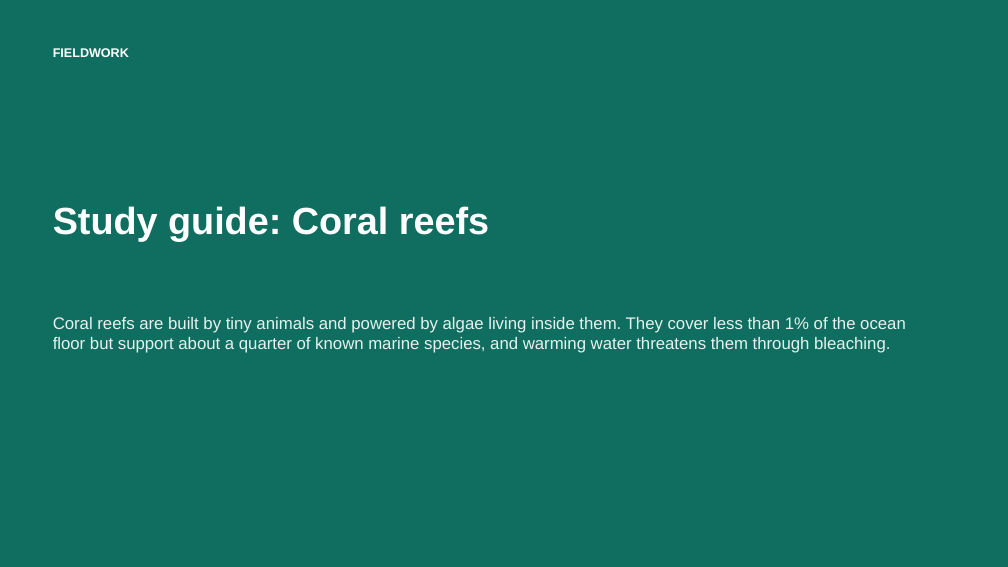
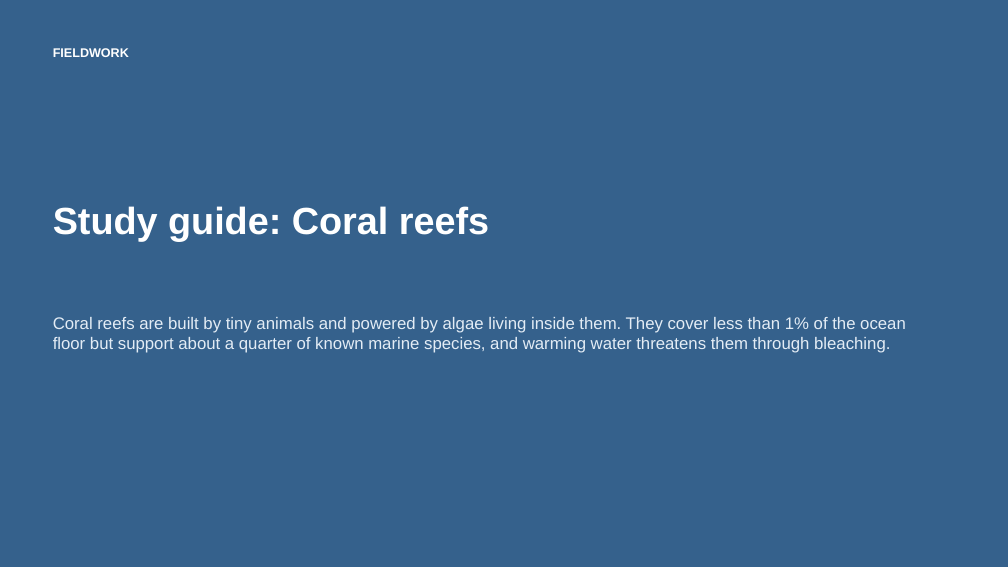
Before and after one commit to ginoangelo/skills-introduction-to-github, a slide deck: slide 1 of fieldwork/screenshots/sample-export-study-guide.pptx. Drawn at 1008x567 pixels with LibreOffice and Linux fonts; fonts in the diff are those of the drawing. Boxes give left, top, right and bottom in pixels: in the first picture for what was removed or moved away, otherwise in the second. Text is boxed around its words. In the diff, an @@ line names an element or a change of style, - is before the commit and + after.

```diff
--- a/fieldwork/screenshots/sample-export-study-guide.pptx
+++ b/fieldwork/screenshots/sample-export-study-guide.pptx
@@ background #0F6E5F to #35618C @@
@@ text "Coral reefs are built by ..." at (x1=53, y1=317, x2=906, y2=353): text colour #E6F2EF to #E3ECF5 @@
```
Also in this commit, not shown: 5 other slides changed, 33 other files.
